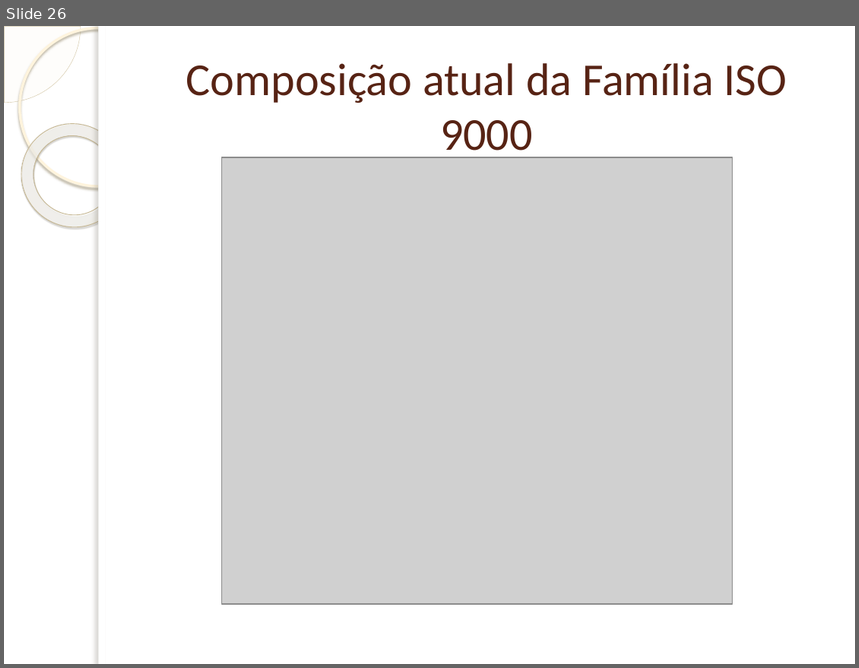
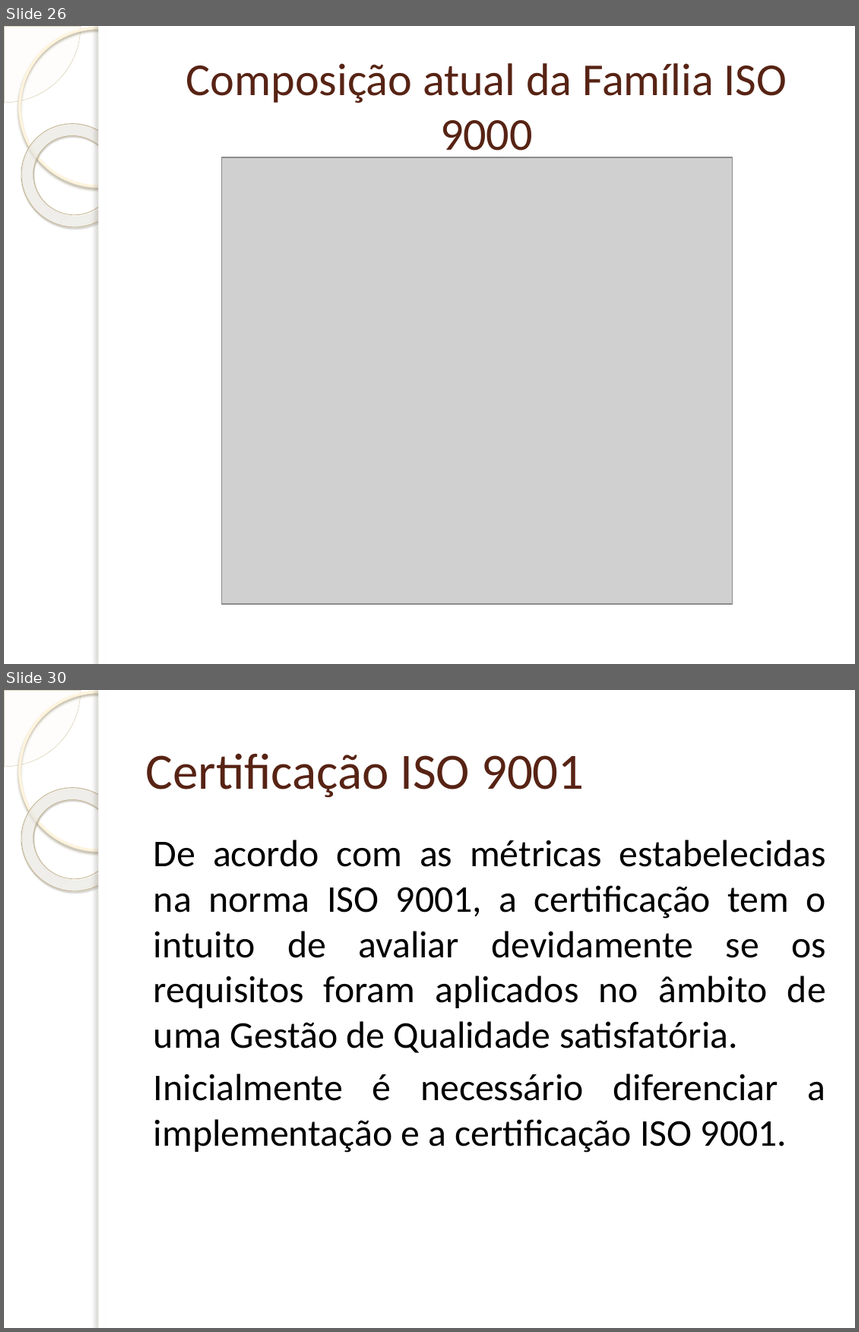
Before and after one commit to TZNaso/QS, a slide deck: Família ISO 9000.pptx. Shown one above the other, each under a label of ours: slide 26 before the commit, slides 26 and 30 after it; the slides between them are not shown. The pictures are 859x668 and 859x1332 pixels, drawn with LibreOffice and Linux fonts; fonts in the diff are those of the drawing; grey boxes stand for pictures; background and template pictures are left out. Boxes give left, top, right and bottom in pixels: in the first picture for what was removed or moved away, otherwise in the second. Text is boxed around its words. In the diff, an @@ line names an element or a change of style, - is before the commit and + after.

```diff
--- a/Família ISO 9000.pptx
+++ b/Família ISO 9000.pptx
@@ slide 30 added at [4, 690, 855, 1328], background picture (left out); not listed: 5 template elements that a slide beside it also shows @@
@@ title added at [146, 753, 584, 798], 43 pt, text #572314 @@
+Certificação ISO 9001
@@ text added at [154, 840, 826, 1153], 32 pt, text #000000 @@
+De acordo com as métricas estabelecidas na norma ISO 9001, a certificação tem o intuito de avaliar devidamente se os requisitos foram aplicados no âmbito de uma Gestão de Qualidade satisfatória.
+Inicialmente é necessário diferenciar a implementação e a certificação ISO 9001.
```
Also in this commit, not shown: 3 slides changed, 16 other slides added, 3 slides removed, 1 other file.
